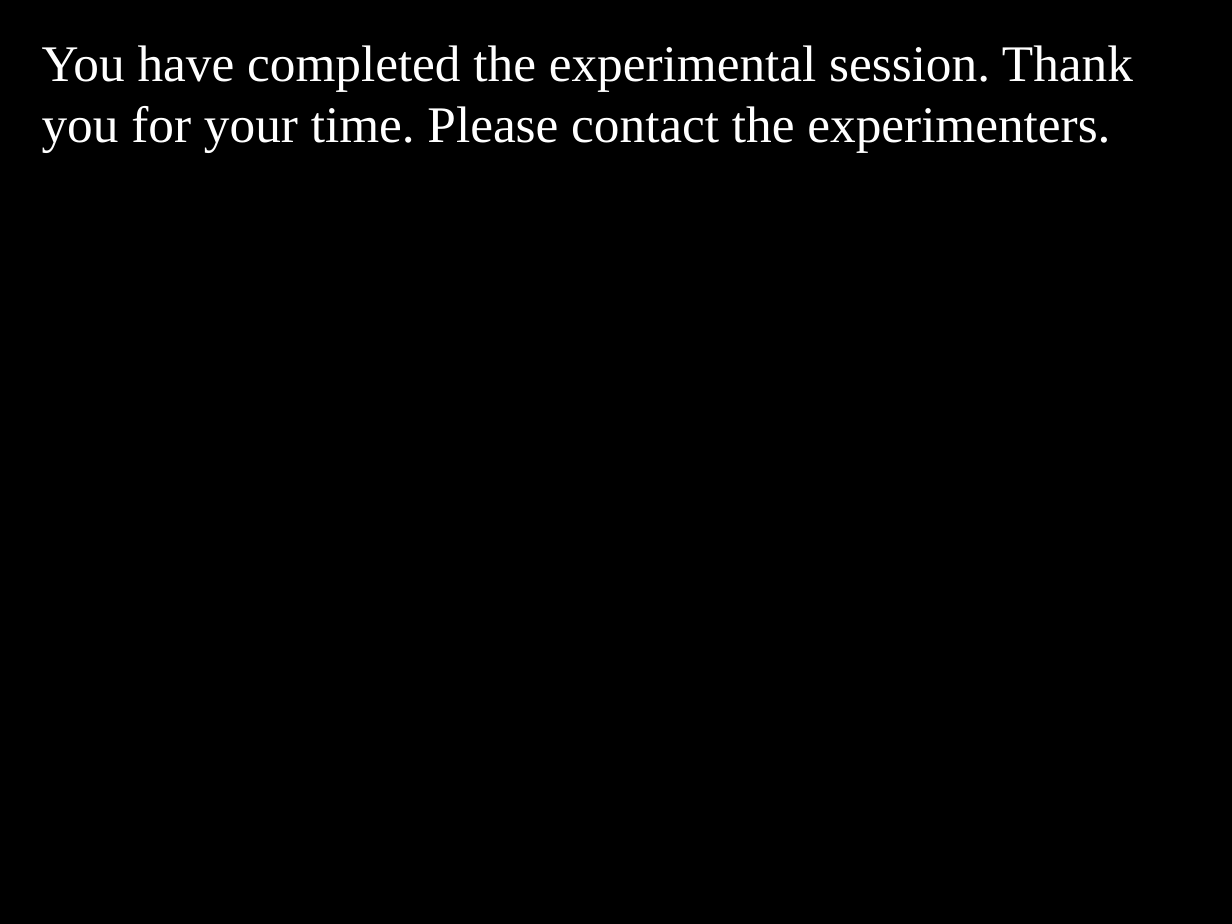
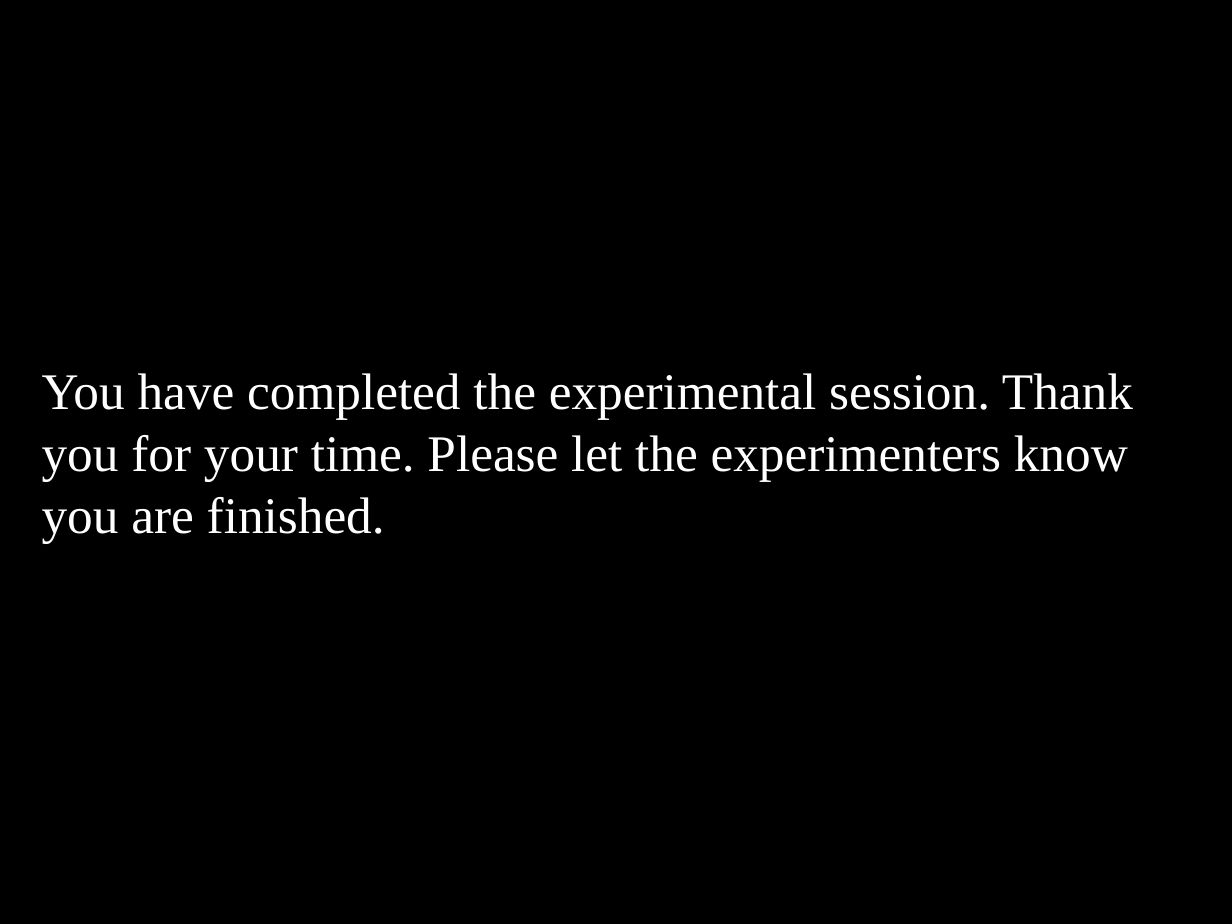
Before and after one commit to EmbodiedResearchLab/Vitality-Tactile-Detection, a slide deck: slide 17 of Stimuli/new/General instructions.pptx (slide 16 before the commit). Drawn at 1232x924 pixels with LibreOffice and Linux fonts; fonts in the diff are those of the drawing. Boxes give left, top, right and bottom in pixels: in the first picture for what was removed or moved away, otherwise in the second. Text is boxed around its words. In the diff, an @@ line names an element or a change of style, - is before the commit and + after.

```diff
--- a/Stimuli/new/General instructions.pptx
+++ b/Stimuli/new/General instructions.pptx
@@ text at [42, 373, 1133, 543]: text changed @@
-You have completed the experimental session. Thank you for your time. Please contact the experimenters.
+You have completed the experimental session. Thank you for your time. Please let the experimenters know you are finished.
```
Also in this commit, not shown: 13 other slides changed, 4 slides added, 30 other files.
